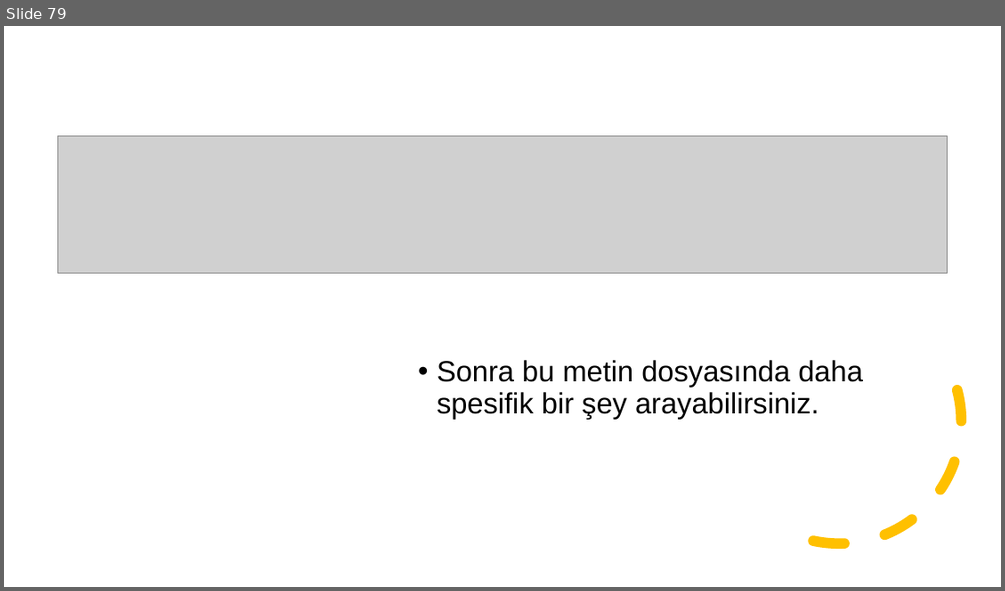
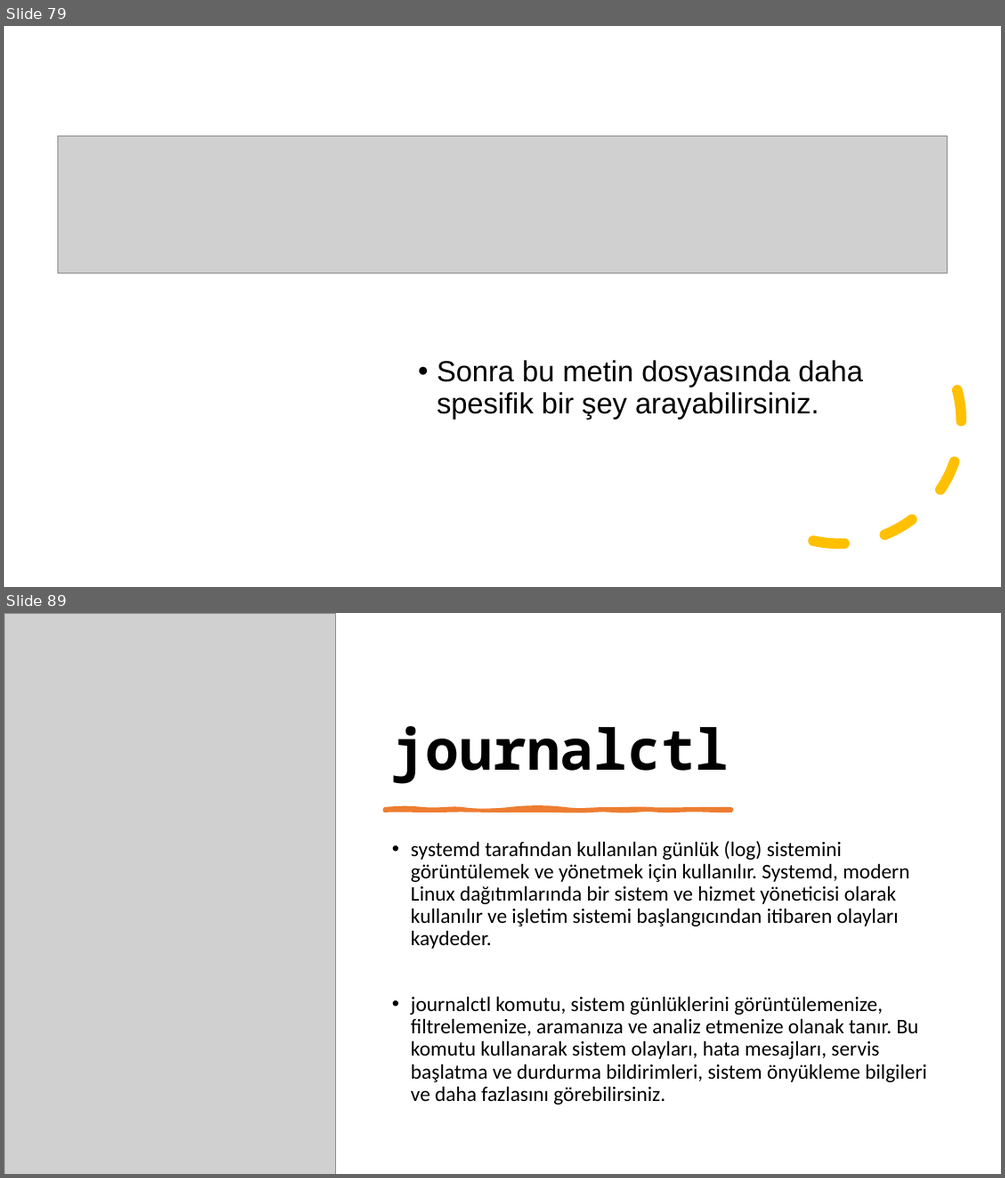
Before and after one commit to cahityusuf/LinuxCourse, a slide deck: LinuxKursu.pptx. Shown one above the other, each under a label of ours: slide 79 before the commit, slides 79 and 89 after it; the slides between them are not shown. The pictures are 1005x591 and 1005x1178 pixels, drawn with LibreOffice and Linux fonts; fonts in the diff are those of the drawing; grey boxes stand for pictures. Boxes give left, top, right and bottom in pixels: in the first picture for what was removed or moved away, otherwise in the second. Text is boxed around its words. In the diff, an @@ line names an element or a change of style, - is before the commit and + after.

```diff
--- a/LinuxKursu.pptx
+++ b/LinuxKursu.pptx
@@ slide 89 added at (4, 613, 1001, 1174), background #FFFFFF @@
@@ picture added at (4, 613, 335, 1174) @@
@@ title added at (392, 726, 728, 784), 54 pt, text #000000, bold @@
+journalctl
@@ freeform shape added at (385, 809, 732, 811), fill #ED7D31, outline #ED7D31 3.5 pt @@
@@ text added at (411, 841, 927, 1104), 20 pt, text #000000 @@
+• systemd tarafından kullanılan günlük (log) sistemini görüntülemek ve yönetmek için kullanılır. Systemd, modern Linux dağıtımlarında bir sistem ve hizmet yöneticisi olarak kullanılır ve işletim sistemi başlangıcından itibaren olayları kaydeder.
+• journalctl komutu, sistem günlüklerini görüntülemenize, filtrelemenize, aramanıza ve analiz etmenize olanak tanır. Bu komutu kullanarak sistem olayları, hata mesajları, servis başlatma ve durdurma bildirimleri, sistem önyükleme bilgileri ve daha fazlasını görebilirsiniz.
```
Also in this commit, not shown: 10 other slides added, 1 slide removed.
